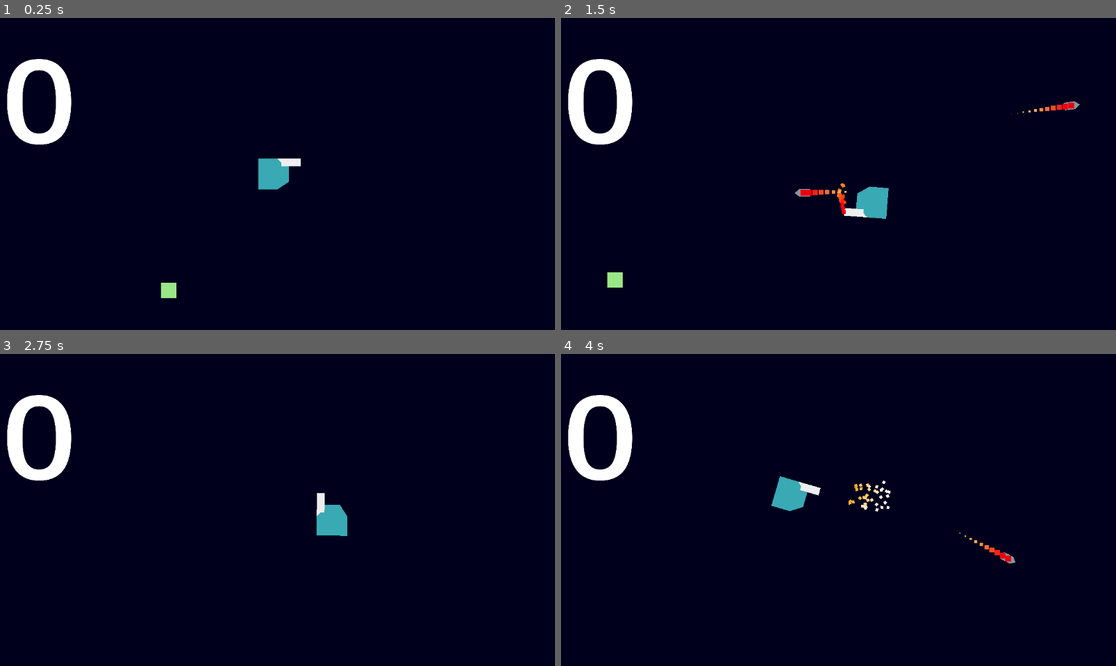
Above: before the commit, frames 1-4 (two rows, left to right).
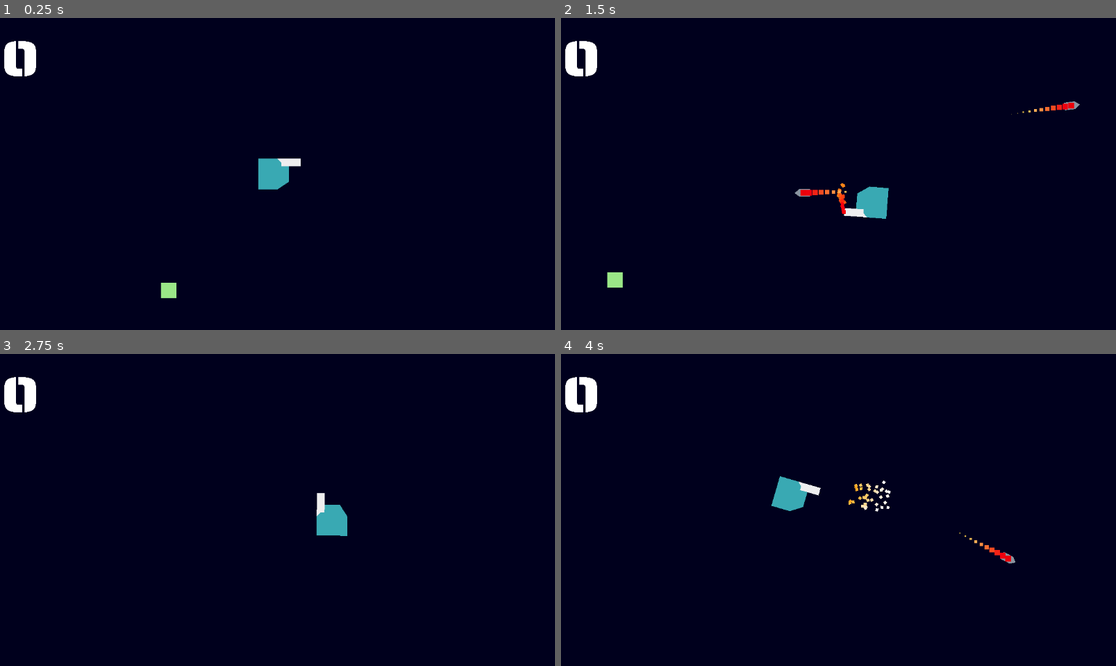
Above: after the commit, the same moments.

Repository: FredzyPythoner/L30HP
Game: Godot game, scene res://Scenes/Main.tscn
The game is run twice, just before and just after one commit, with the same random seed, the same clock (stepped at 60 frames per second) and the same inputs.
Inputs (mouse positions are in pixels of both pictures, inside the frame that each line leads up to):
- Up to frame 1 (0.25 s): no input
- Up to frame 2 (1.5 s): tap Enter at 0.5 s; move the mouse to (960, 158) at 0.52 s; hold D (move_right) 0.53-1.28 s; tap Space (fire) at 0.6, 1.35 s; move the mouse to (727, 189) at 1.27 s; hold S (move_down) from 1.28 s (still down)
- Up to frame 3 (2.75 s): move the mouse to (333, 441) at 2.02 s; release S (move_down) at 2.03 s; hold D (move_right) from 2.03 s (still down); tap Space (fire) at 2.1 s
- Up to frame 4 (4 s): move the mouse to (810, 572) at 2.77 s; release D (move_right) at 2.78 s; hold W (move_up) 2.78-3.53 s; tap Space (fire) at 2.85, 3.6 s; move the mouse to (1005, 556) at 3.52 s; hold A (move_left) from 3.53 s (still down)

The runs differ from the first frame. In frame 1, 1.9% of the frame differs, in the area x 0-13%, y 7-41%; in frame 2, 1.9%; in frame 3, 1.9%; in frame 4, 1.9%.

Commit message:
Text

Diff:
--- a/Scenes/Main.tscn
+++ b/Scenes/Main.tscn
@@ -20,8 +20,6 @@
 glow_blend_mode = 0
 
 [node name="Main" type="Node2D"]
-
-[node name="Node2D" parent="." instance=ExtResource("1_j3jhu")]
 
 [node name="ColorRect" type="ColorRect" parent="."]
 offset_right = 1176.0
@@ -54,3 +52,5 @@
 
 [node name="WorldEnvironment" type="WorldEnvironment" parent="."]
 environment = SubResource("Environment_qdq0q")
+
+[node name="Killcount" parent="." instance=ExtResource("1_j3jhu")]
--- a/Scenes/kill_count.tscn
+++ b/Scenes/kill_count.tscn
@@ -1,6 +1,11 @@
-[gd_scene load_steps=2 format=3 uid="uid://bm0bted0gw1i7"]
+[gd_scene load_steps=4 format=3 uid="uid://dvakpfq57ert1"]
 
+[ext_resource type="FontFile" uid="uid://biw8wnukt2uir" path="res://SairaStencilOne-Regular.ttf" id="1_hisys"]
 [ext_resource type="Script" path="res://Scenes/label.gd" id="1_xmuon"]
+
+[sub_resource type="LabelSettings" id="LabelSettings_rdadd"]
+font = ExtResource("1_hisys")
+font_size = 1000
 
 [node name="KillCount" type="Node2D"]
 position = Vector2(3, 2)
@@ -13,4 +18,5 @@
 size_flags_horizontal = 0
 theme_override_font_sizes/font_size = 1000
 text = "0"
+label_settings = SubResource("LabelSettings_rdadd")
 script = ExtResource("1_xmuon")
--- a/Scenes/kill_count_2.tscn
+++ b/Scenes/kill_count_2.tscn
@@ -1,9 +1,10 @@
 [gd_scene load_steps=2 format=3 uid="uid://dksbi625srbln"]
 
-[ext_resource type="PackedScene" path="res://Scenes/kill_count.tscn" id="1_0iyby"]
+[ext_resource type="PackedScene" uid="uid://dvakpfq57ert1" path="res://Scenes/kill_count.tscn" id="1_0iyby"]
 
 [node name="Killcount" type="Node2D"]
 
 [node name="CanvasLayer" type="CanvasLayer" parent="."]
 
 [node name="KillCount" parent="CanvasLayer" instance=ExtResource("1_0iyby")]
+scale = Vector2(0.2, 0.224)
Binary file added: SairaStencilOne-Regular.ttf
Not shown, added: SairaStencilOne-Regular.ttf.import
